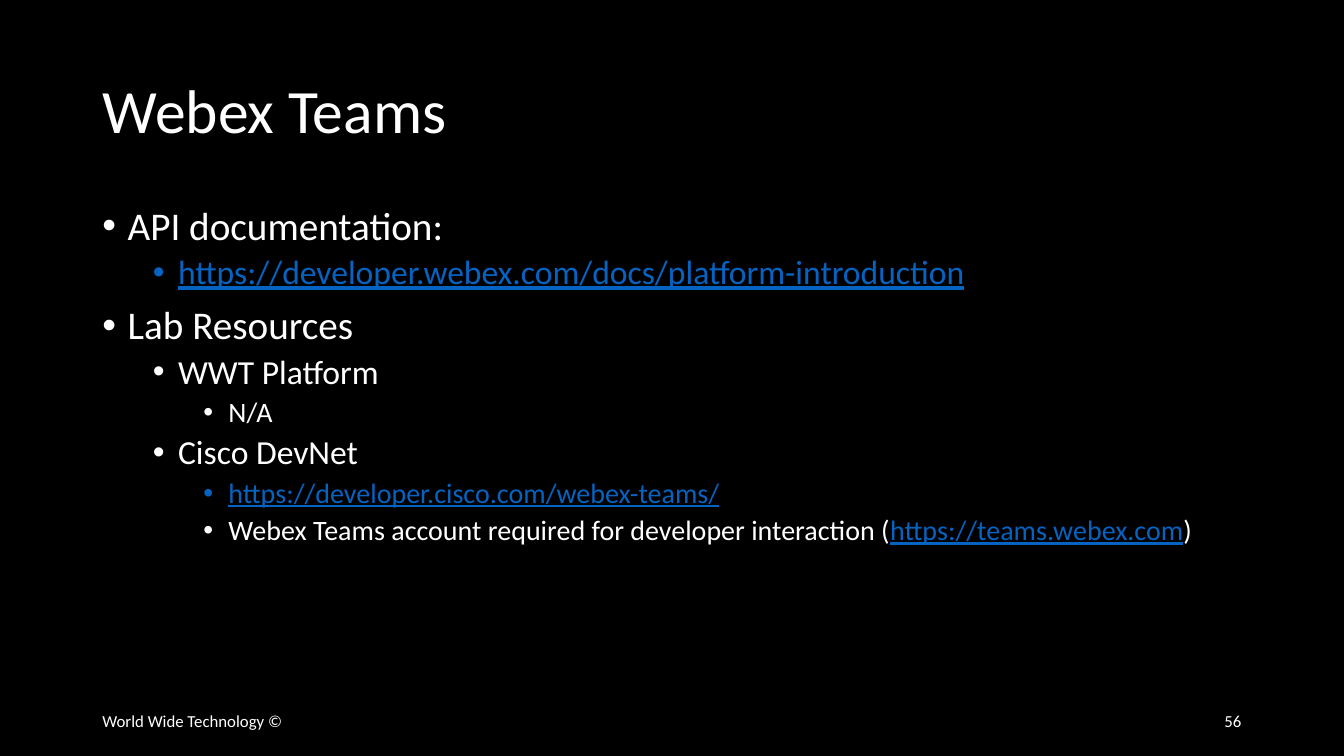
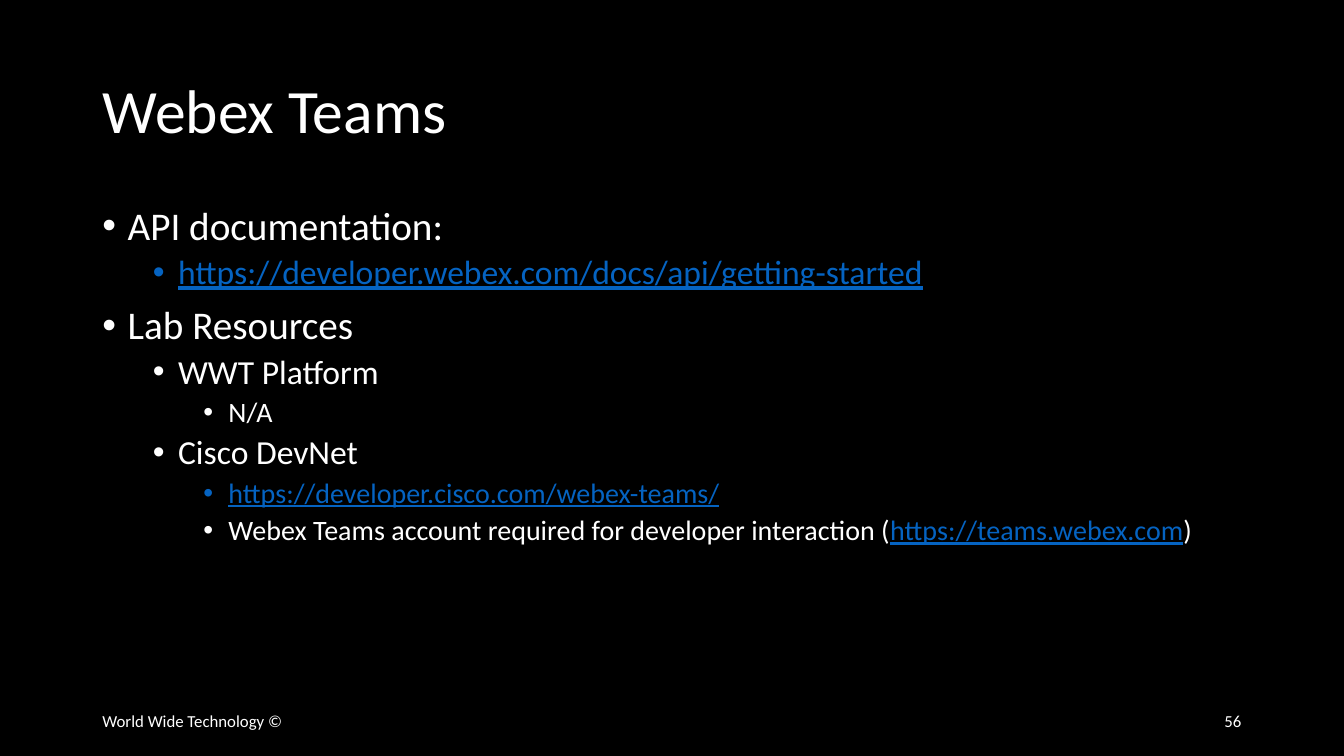
Before and after one commit to wwt/curl-requests-foundations, a slide deck: slide 56 of curl-requests-foundations.pptx. Drawn at 1344x756 pixels with LibreOffice and Linux fonts; fonts in the diff are those of the drawing. Boxes give left, top, right and bottom in pixels: in the first picture for what was removed or moved away, otherwise in the second. Text is boxed around its words. In the diff, an @@ line names an element or a change of style, - is before the commit and + after.

Commit message:
Corrections/edits to Platform Overview section

```diff
--- a/curl-requests-foundations.pptx
+++ b/curl-requests-foundations.pptx
@@ text at bbox=[178, 260, 922, 290]: text changed @@
-  • https://developer.webex.com/docs/platform-introduction
+  • https://developer.webex.com/docs/api/getting-started
```
Also in this commit, not shown: 3 other slides changed.
